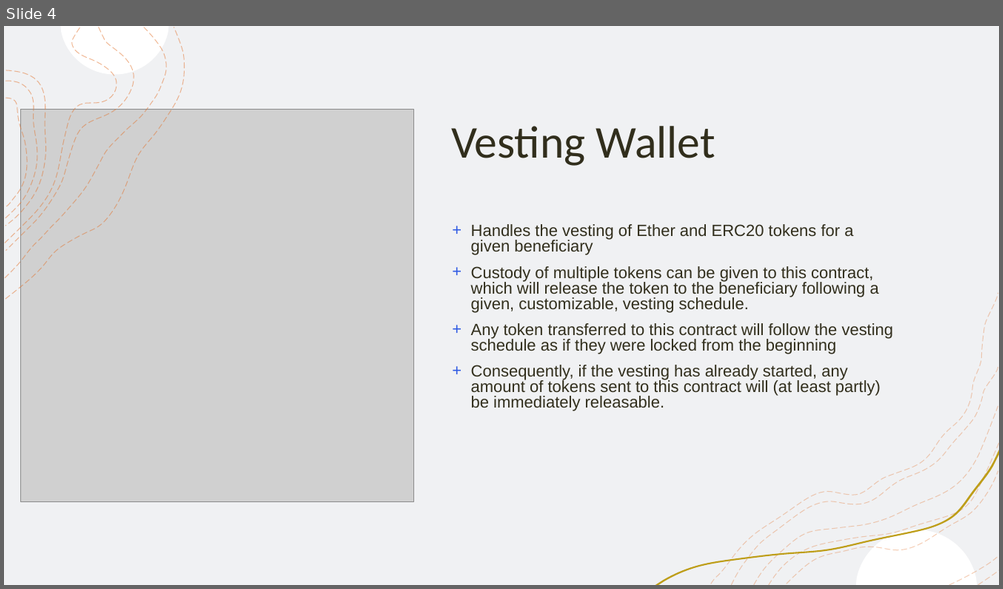
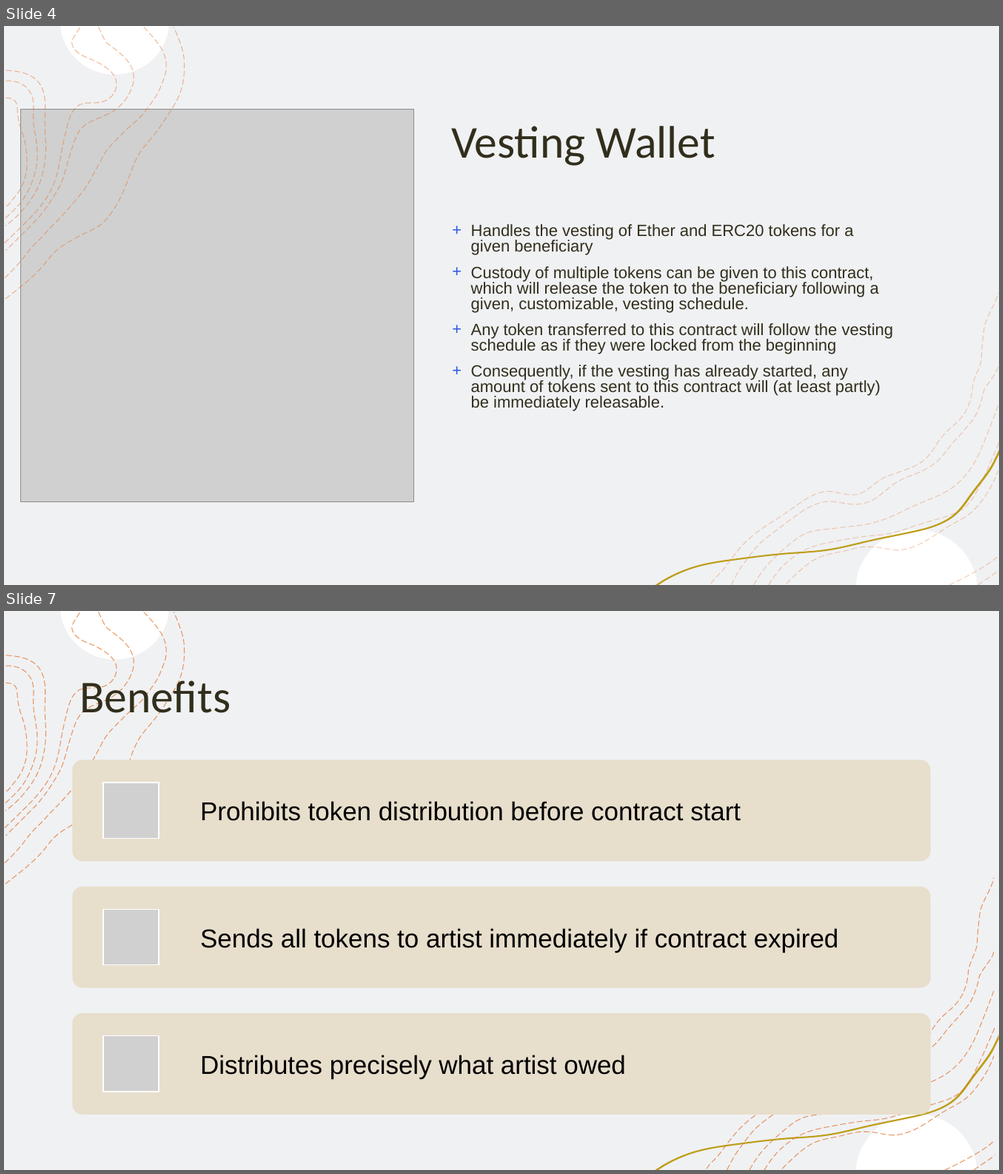
Before and after one commit to tomguy3/fintechcapstone, a slide deck: Project 3 Presentation.pptx. Shown one above the other, each under a label of ours: slide 4 before the commit, slides 4 and 7 after it; the slides between them are not shown. The pictures are 1003x589 and 1003x1174 pixels, drawn with LibreOffice and Linux fonts; fonts in the diff are those of the drawing; grey boxes stand for pictures. Boxes give left, top, right and bottom in pixels: in the first picture for what was removed or moved away, otherwise in the second. Text is boxed around its words. In the diff, an @@ line names an element or a change of style, - is before the commit and + after.

Commit message:
reviewed constructor and compiled final record label contract, edited powerpoint

```diff
--- a/Project 3 Presentation.pptx
+++ b/Project 3 Presentation.pptx
@@ slide 7 added at (4, 611, 999, 1170), background #FFFFFF; not listed: 10 template elements that a slide beside it also shows @@
@@ rectangle added at (4, 611, 999, 1170), fill #F0F1F3, outline #F2F2F2 1 pt @@
@@ freeform shape added at (61, 611, 169, 660), fill #FFFFFF @@
@@ title added at (79, 675, 230, 723), 44 pt, text #312E1C @@
+Benefits
@@ group added at (5, 612, 185, 884): 4 freeform shapes @@
@@ freeform shape added at (707, 878, 994, 1169), outline #E3732D 0.75 pt dashed @@
@@ group added at (73, 760, 930, 1116): 3 rounded rectangles, 3 pictures, 3 texts @@
+Prohibits token distribution before contract start
+Sends all tokens to artist immediately if contract expired
+Distributes precisely what artist owed
@@ freeform shape added at (782, 1056, 993, 1169), outline #E3732D 0.75 pt dashed @@
```
Also in this commit, not shown: 3 other slides added, 3 other files.
